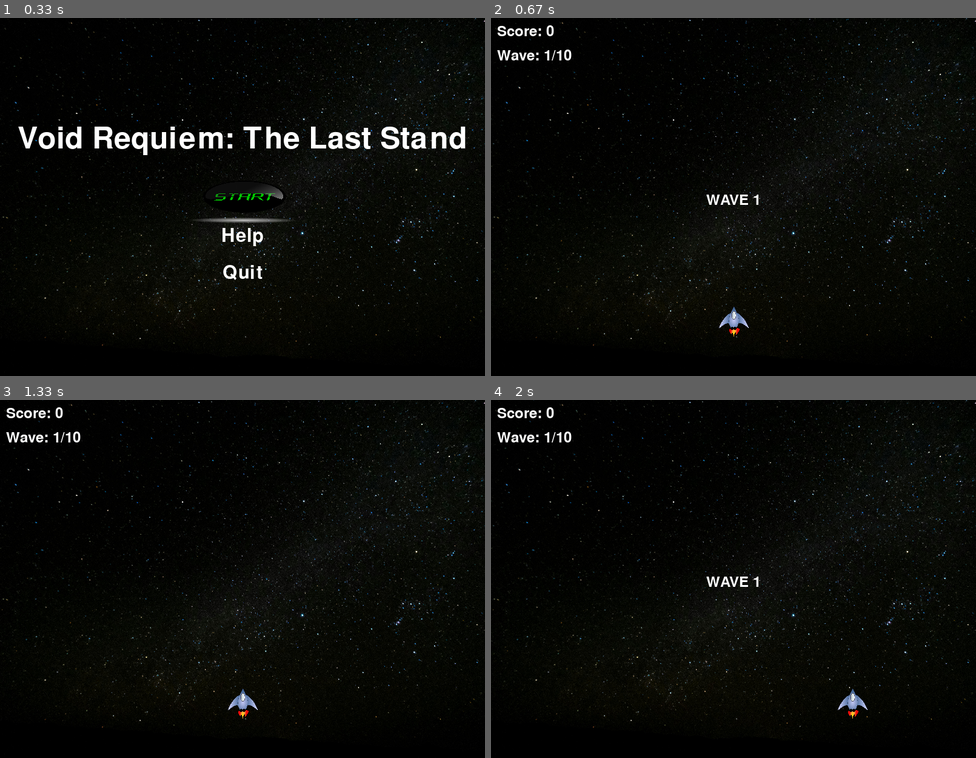
Above: before the commit, frames 1-4 (two rows, left to right).
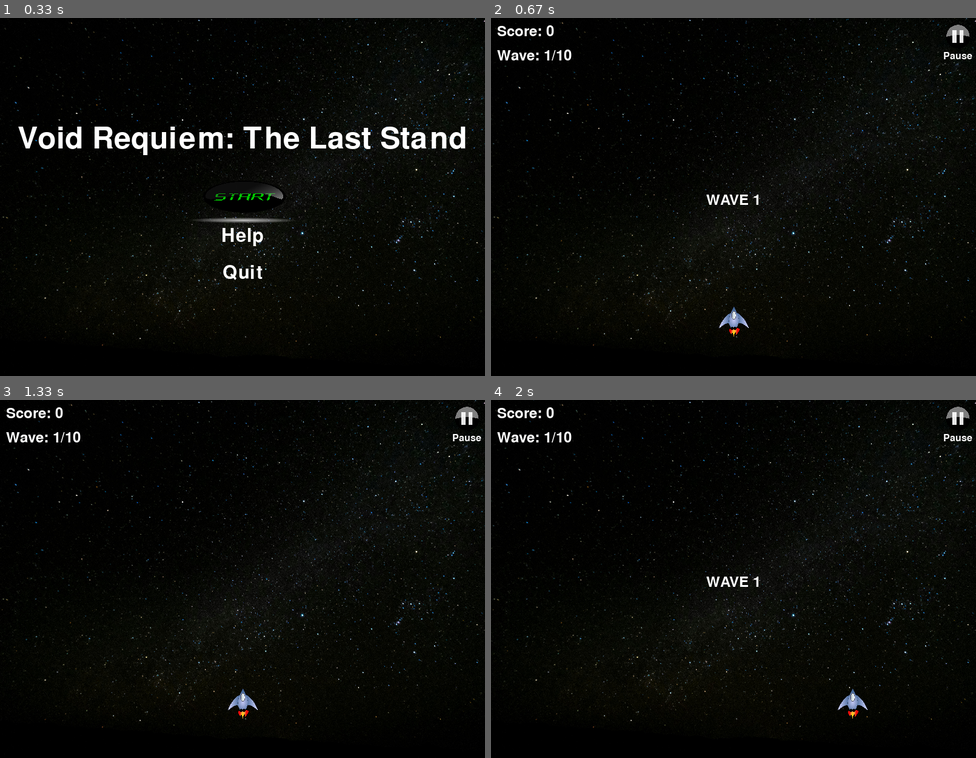
Above: after the commit, the same moments.

Repository: Aminsfnhdez/void-requiem-pygame
Game: pygame game, started from main.py
Two runs of this game, one before a commit and one after it. Both use one fixed random seed, a clock stepped at 60 frames per second and the inputs below.
Inputs (mouse positions are in pixels of both pictures, inside the frame that each line leads up to):
- Up to frame 1 (0.33 s): no input
- Up to frame 2 (0.67 s): click (733, 200) at 0.38 s
- Up to frame 3 (1.33 s): click (465, 417) at 0.72 s; click (242, 604) at 1.22 s
- Up to frame 4 (2 s): hold Right 1.5-1.97 s

Frame 1 is identical in both runs. In frame 2, 0.2% of the frame differs, in the area x 93-100%, y 1-12%; in frame 3, 0.2%; in frame 4, 0.2%.

Commit message:
add button pause

Diff:
--- a/main.py
+++ b/main.py
@@ -40,10 +40,12 @@
 bullets = pygame.sprite.Group()
 buffs = pygame.sprite.Group()
 
-# Cargar imágenes del menú
+# Cargar imágenes del menú y UI
 start_button_img = pygame.image.load("assets/start.png")
-start_button_img = pygame.transform.scale(start_button_img, (200, 80))  # Ajusta el tamaño según tu imagen
-start_button_hover = pygame.transform.scale(start_button_img, (220, 88))  # Versión más grande para hover
+start_button_img = pygame.transform.scale(start_button_img, (200, 80))
+start_button_hover = pygame.transform.scale(start_button_img, (220, 88))
+pause_button_img = pygame.image.load("assets/pause.png")
+pause_button_img = pygame.transform.scale(pause_button_img, (40, 40))  # Ajusta el tamaño según necesites
 
 # Función para generar enemigos periódicamente
 def spawn_enemy():
@@ -148,8 +150,42 @@
     screen.blit(back_text, back_rect)
     return back_rect
 
+def draw_pause_button():
+    # Dibujar el botón de pausa
+    pause_rect = pause_button_img.get_rect()
+    pause_rect.topright = (WIDTH - 10, 10)  # 10 píxeles de margen
+    screen.blit(pause_button_img, pause_rect)
+
+    # Agregar texto "Pause" debajo del botón
+    pause_font = pygame.font.Font(None, 24)  # Fuente más pequeña para el texto
+    pause_text = pause_font.render("Pause", True, (255, 255, 255))
+    text_rect = pause_text.get_rect()
+    text_rect.centerx = pause_rect.centerx
+    text_rect.top = pause_rect.bottom + 5  # 5 píxeles de espacio entre el botón y el texto
+    screen.blit(pause_text, text_rect)
+
+    return pause_rect
+
+def draw_pause_screen():
+    # Oscurecer la pantalla
+    s = pygame.Surface((WIDTH, HEIGHT))
+    s.set_alpha(128)
+    s.fill((0, 0, 0))
+    screen.blit(s, (0, 0))
+
+    font = pygame.font.Font(None, 74)
+    text = font.render("PAUSED", True, (255, 255, 255))
+    text_rect = text.get_rect(center=(WIDTH//2, HEIGHT//2))
+    screen.blit(text, text_rect)
+
+    # Botón para continuar
+    continue_font = pygame.font.Font(None, 46)
+    continue_text = continue_font.render("Click anywhere to continue", True, (255, 255, 255))
+    continue_rect = continue_text.get_rect(center=(WIDTH//2, HEIGHT//2 + 60))
+    screen.blit(continue_text, continue_rect)
+
 # Estado del juego
-game_state = "menu"  # Puede ser "menu", "playing" o "help"
+game_state = "menu"  # Puede ser "menu", "playing", "help" o "paused"
 
 # Bucle principal del juego
 running = True
@@ -204,27 +240,46 @@
         pygame.display.flip()
         continue
 
-    # El resto del código del juego solo se ejecuta si game_state == "playing"
-    for event in pygame.event.get():
-        if event.type == pygame.QUIT:
-            running = False
-
-        # Disparar con la tecla espacio
-        if event.type == pygame.KEYDOWN and not wave_transition:
-            if event.key == pygame.K_SPACE:
-                if player.double_shot:
-                    # Crear dos balas paralelas
-                    bullet1 = Bullet(player.rect.centerx - 20, player.rect.top)  # Bala izquierda
-                    bullet2 = Bullet(player.rect.centerx + 20, player.rect.top)  # Bala derecha
-                    all_sprites.add(bullet1, bullet2)
-                    bullets.add(bullet1, bullet2)
-                    shoot_sound.play()
-                else:
-                    # Disparo normal
-                    bullet = Bullet(player.rect.centerx, player.rect.top)
-                    all_sprites.add(bullet)
-                    bullets.add(bullet)
-                    shoot_sound.play()
+    elif game_state == "paused":
+        draw_pause_screen()
+
+        for event in pygame.event.get():
+            if event.type == pygame.QUIT:
+                running = False
+            if event.type == pygame.MOUSEBUTTONDOWN:
+                game_state = "playing"
+
+        pygame.display.flip()
+        continue
+
+    elif game_state == "playing":
+        for event in pygame.event.get():
+            if event.type == pygame.QUIT:
+                running = False
+
+            if event.type == pygame.MOUSEBUTTONDOWN:
+                mouse_pos = pygame.mouse.get_pos()
+                pause_rect = pause_button_img.get_rect(topright=(WIDTH - 10, 10))
+                if pause_rect.collidepoint(mouse_pos):
+                    game_state = "paused"
+                    continue
+
+            # Disparar con la tecla espacio
+            if event.type == pygame.KEYDOWN and not wave_transition:
+                if event.key == pygame.K_SPACE:
+                    if player.double_shot:
+                        # Crear dos balas paralelas
+                        bullet1 = Bullet(player.rect.centerx - 20, player.rect.top)  # Bala izquierda
+                        bullet2 = Bullet(player.rect.centerx + 20, player.rect.top)  # Bala derecha
+                        all_sprites.add(bullet1, bullet2)
+                        bullets.add(bullet1, bullet2)
+                        shoot_sound.play()
+                    else:
+                        # Disparo normal
+                        bullet = Bullet(player.rect.centerx, player.rect.top)
+                        all_sprites.add(bullet)
+                        bullets.add(bullet)
+                        shoot_sound.play()
 
     # Manejar transición entre oleadas
     if wave_transition:
@@ -289,13 +344,12 @@
     # Dibujar en pantalla
     screen.blit(background, (0, 0))
     all_sprites.draw(screen)
-    draw_score()  # Dibujar la puntuación
-
-    # Mostrar mensaje de oleada durante la transición
+    draw_score()
+    draw_pause_button()  # Dibujar el botón de pausa
+
     if wave_transition:
         draw_wave_message()
 
-    # Actualizar pantalla
     pygame.display.flip()
 
 # Salir del juego
Binary file added: assets/pause.png
